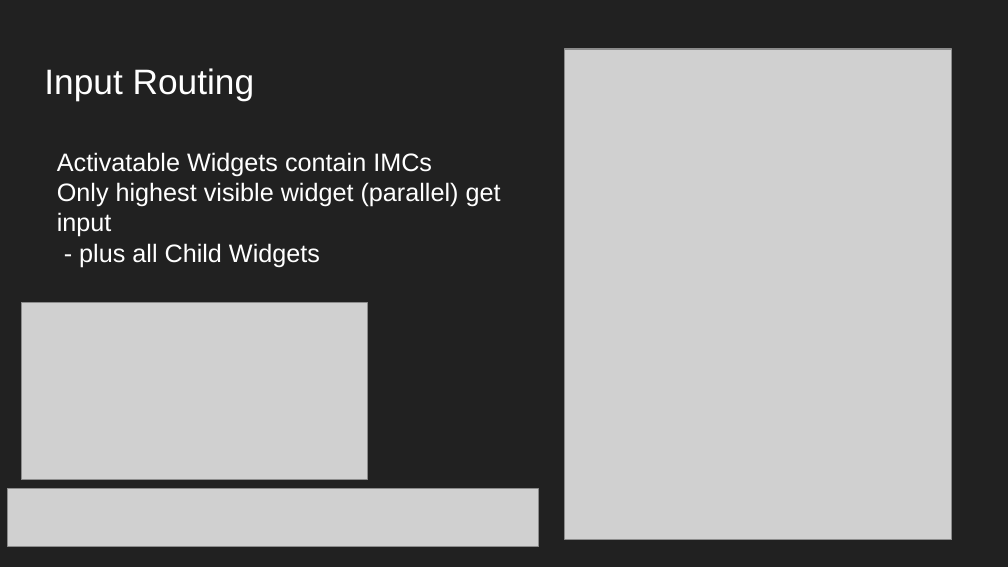
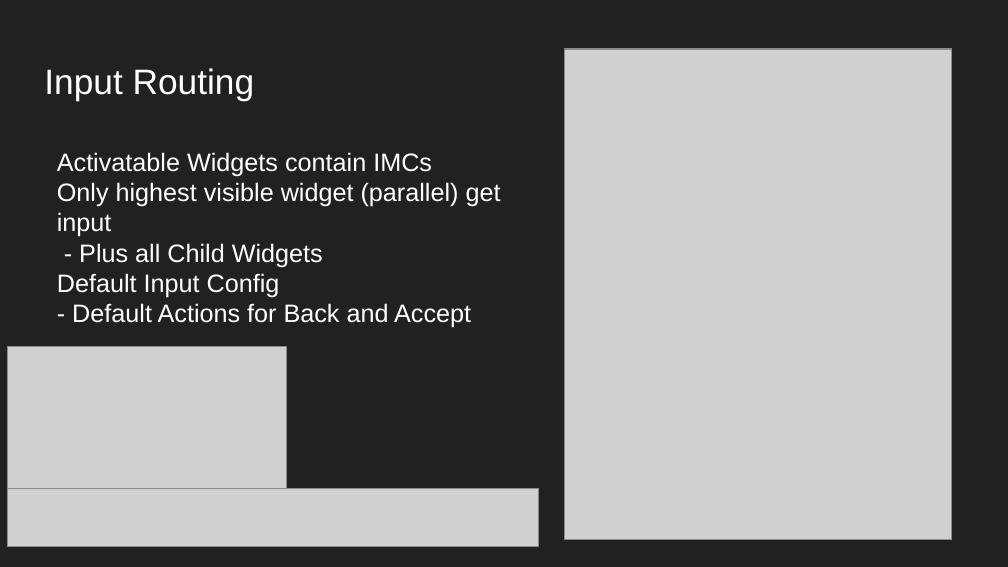
Before and after one commit to WotanCZ/MFF_UE_Lecture, a slide deck: slide 8 of UI/Unreal Engine Lecture - UI.pptx. Drawn at 1008x567 pixels with LibreOffice and Linux fonts; fonts in the diff are those of the drawing; grey boxes stand for pictures; background and template pictures are left out. Boxes give left, top, right and bottom in pixels: in the first picture for what was removed or moved away, otherwise in the second. Text is boxed around its words. In the diff, an @@ line names an element or a change of style, - is before the commit and + after.

Commit message:
Updated Presentation

```diff
--- a/UI/Unreal Engine Lecture - UI.pptx
+++ b/UI/Unreal Engine Lecture - UI.pptx
@@ text at (57, 243, 471, 328): text changed @@
-- plus all Child Widgets
+- Plus all Child Widgets
+Default Input Config
+- Default Actions for Back and Accept
@@ picture: place and size @@
-picture at (21, 302, 368, 479)
+picture at (8, 347, 286, 489)
```
Also in this commit, not shown: 1 other file.
